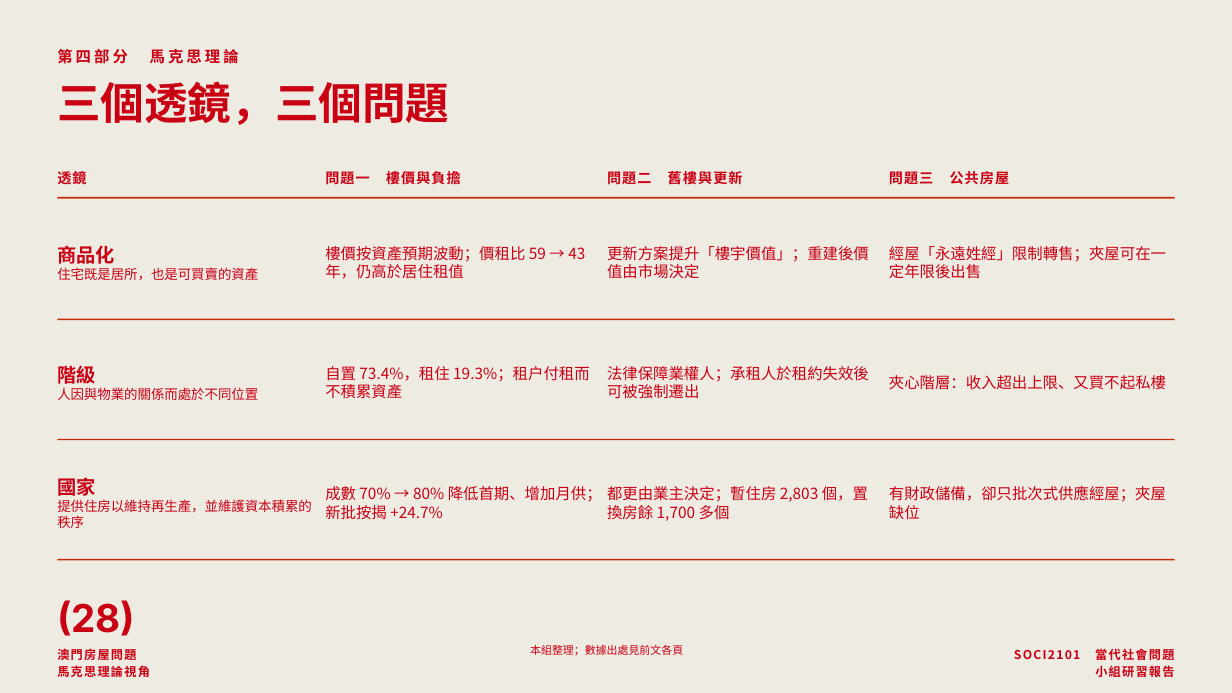
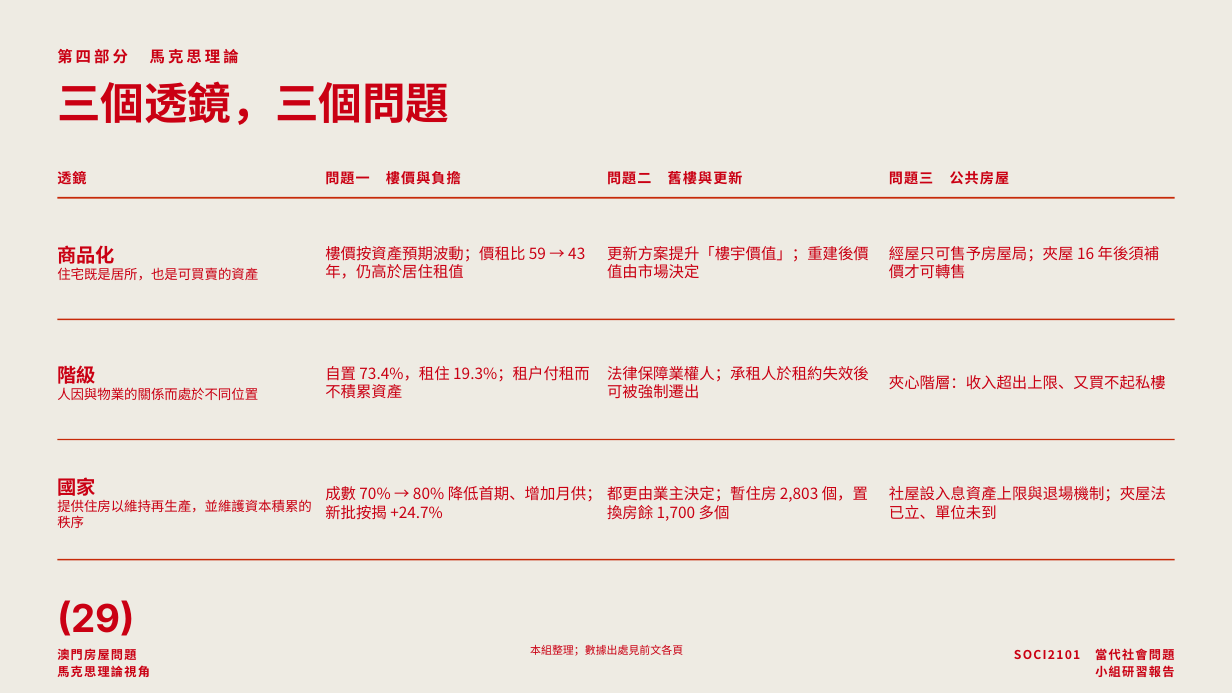
Before and after one commit to lammkiii/-, a slide deck: slide 29 of macau-housing-report/澳門房屋問題-小組研習報告.pptx (slide 28 before the commit). Drawn at 1232x693 pixels with LibreOffice and Linux fonts; fonts in the diff are those of the drawing. Boxes give left, top, right and bottom in pixels: in the first picture for what was removed or moved away, otherwise in the second. Text is boxed around its words. In the diff, an @@ line names an element or a change of style, - is before the commit and + after.

```diff
--- a/macau-housing-report/澳門房屋問題-小組研習報告.pptx
+++ b/macau-housing-report/澳門房屋問題-小組研習報告.pptx
@@ text at bbox=[889, 246, 1160, 279]: text changed @@
-經屋「永遠姓經」限制轉售；夾屋可在一定年限後出售
+經屋只可售予房屋局；夾屋 16 年後須補價才可轉售
@@ text at bbox=[889, 486, 1166, 520]: text changed @@
-有財政儲備，卻只批次式供應經屋；夾屋缺位
+社屋設入息資產上限與退場機制；夾屋法已立、單位未到
@@ text at bbox=[57, 600, 135, 636]: text changed @@
-(28)
+(29)
```
Also in this commit, not shown: 17 other slides changed, 5 slides added, 2 slides removed, 3 other files.
